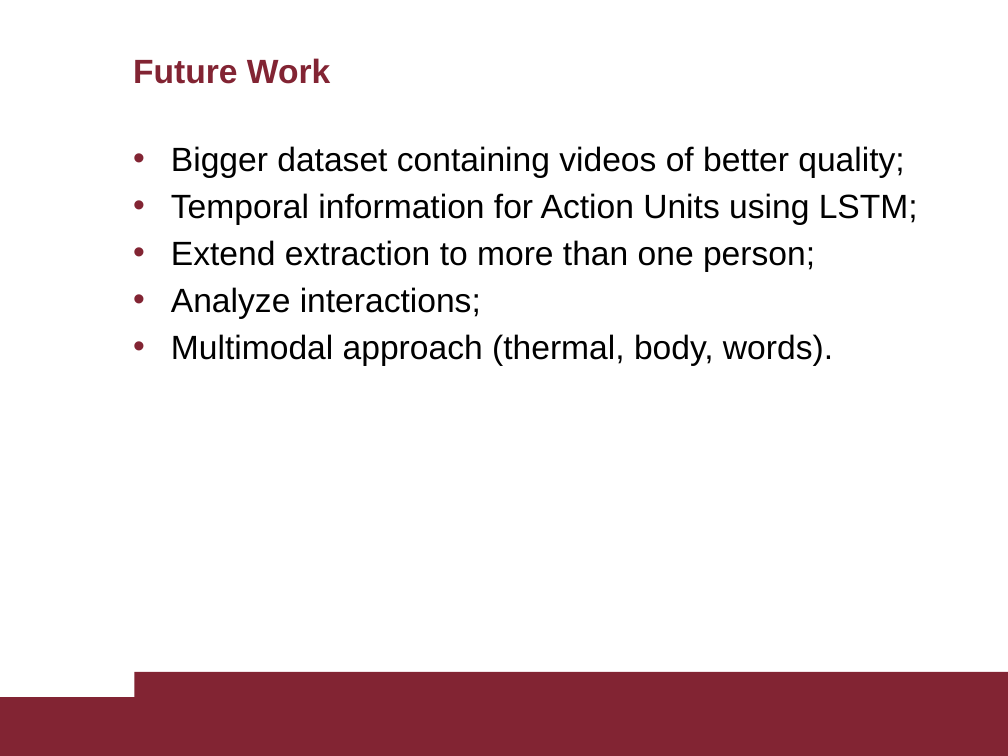
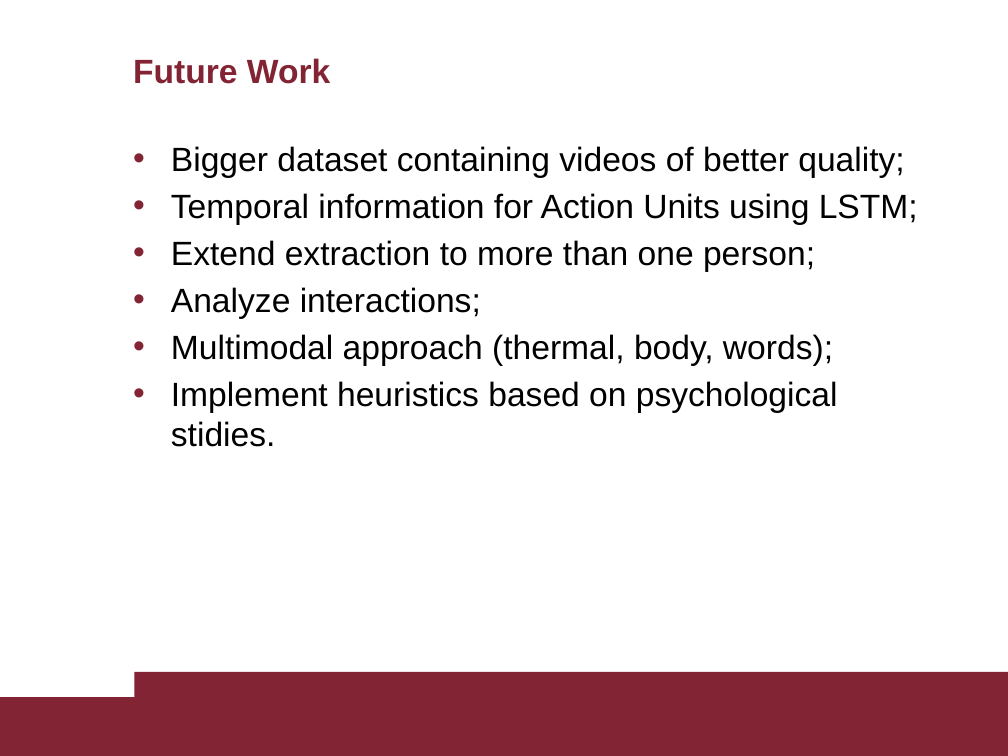
Before and after one commit to AscaL/thesis, a slide deck: slide 23 of Tesi Emanuele Orfanelli 1383726.pptx. Drawn at 1008x756 pixels with LibreOffice and Linux fonts; fonts in the diff are those of the drawing. Boxes give left, top, right and bottom in pixels: in the first picture for what was removed or moved away, otherwise in the second. Text is boxed around its words. In the diff, an @@ line names an element or a change of style, - is before the commit and + after.

```diff
--- a/Tesi Emanuele Orfanelli 1383726.pptx
+++ b/Tesi Emanuele Orfanelli 1383726.pptx
@@ text at <box>171,334,838,447</box>: text changed @@
-• Multimodal approach (thermal, body, words).
+• Multimodal approach (thermal, body, words);
+• Implement heuristics based on psychological stidies.
```
Also in this commit, not shown: 23 other slides changed, 4 other files.
